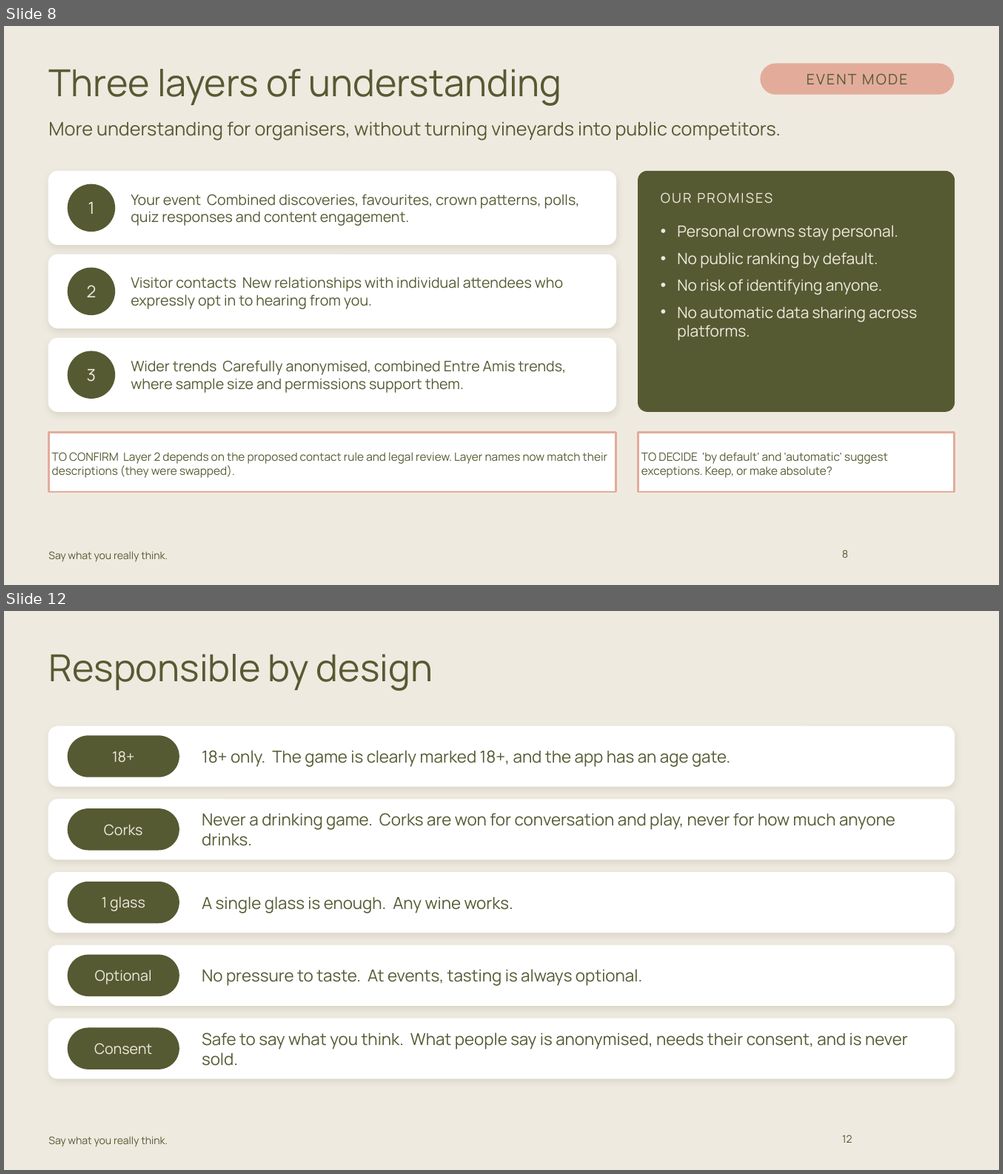
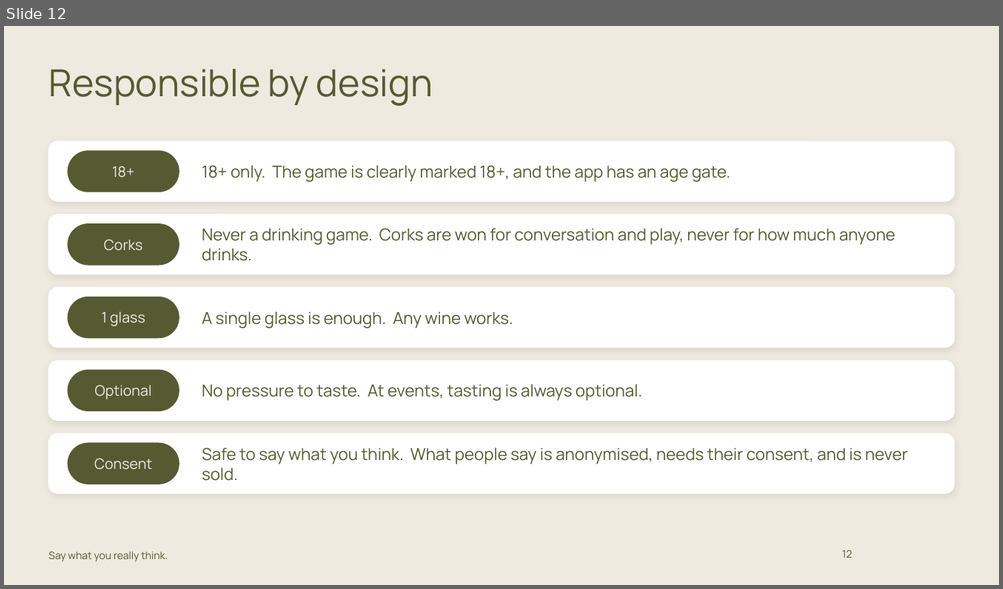
Before and after one commit to carrie147/entre-amis-brand-agent, a slide deck: decks/Entre Amis - Event Mode pack - DRAFT.pptx. Shown one above the other, each under a label of ours: slides 8 and 12 before the commit, slide 12 after it; the slides between them are not shown. The pictures are 1003x1174 and 1003x589 pixels, drawn with LibreOffice and Linux fonts; fonts in the diff are those of the drawing; background and template pictures are left out. Boxes give left, top, right and bottom in pixels: in the first picture for what was removed or moved away, otherwise in the second. Text is boxed around its words. In the diff, an @@ line names an element or a change of style, - is before the commit and + after.

```diff
--- a/decks/Entre Amis - Event Mode pack - DRAFT.pptx
+++ b/decks/Entre Amis - Event Mode pack - DRAFT.pptx
@@ slide 8 removed at bbox=[4, 26, 999, 585], background #EFEAE0; not listed: 1 template element that a slide beside it also shows @@
@@ title removed at bbox=[48, 69, 562, 106] @@
-Three layers of understanding
@@ rounded rectangle removed at bbox=[760, 63, 954, 95] @@
-EVENT MODE
@@ text removed at bbox=[48, 121, 780, 140] @@
-More understanding for organisers, without turning vineyards into public competitors.
@@ rounded rectangle removed at bbox=[48, 172, 616, 244] @@
@@ rounded rectangle removed at bbox=[638, 172, 954, 412] @@
@@ ellipse removed at bbox=[68, 184, 115, 232] @@
-1
@@ text removed at bbox=[131, 194, 580, 226] @@
-Your event Combined discoveries, favourites, crown patterns, polls, quiz responses and content engagement.
@@ text removed at bbox=[677, 225, 916, 340] @@
-OUR PROMISES
-• Personal crowns stay personal.
-• No public ranking by default.
-• No risk of identifying anyone.
-• No automatic data sharing across platforms.
@@ rounded rectangle removed at bbox=[48, 255, 616, 328] @@
@@ ellipse removed at bbox=[68, 268, 115, 315] @@
-2
@@ text removed at bbox=[131, 277, 563, 309] @@
-Visitor contacts New relationships with individual attendees who expressly opt in to hearing from you.
@@ rounded rectangle removed at bbox=[48, 338, 616, 412] @@
@@ ellipse removed at bbox=[68, 352, 115, 399] @@
-3
@@ text removed at bbox=[131, 360, 566, 393] @@
-Wider trends Carefully anonymised, combined Entre Amis trends, where sample size and permissions support them.
@@ rectangle removed at bbox=[48, 432, 616, 492] @@
-TO CONFIRM Layer 2 depends on the proposed contact rule and legal review. Layer names now match their descriptions (they were swapped).
@@ rectangle removed at bbox=[638, 432, 954, 492] @@
-TO DECIDE 'by default' and 'automatic' suggest exceptions. Keep, or make absolute?
@@ page number removed at bbox=[842, 550, 848, 558] @@
-8
```
Also in this commit, not shown: 7 slides changed, 5 slides added, 4 other slides removed, 2 other files.
